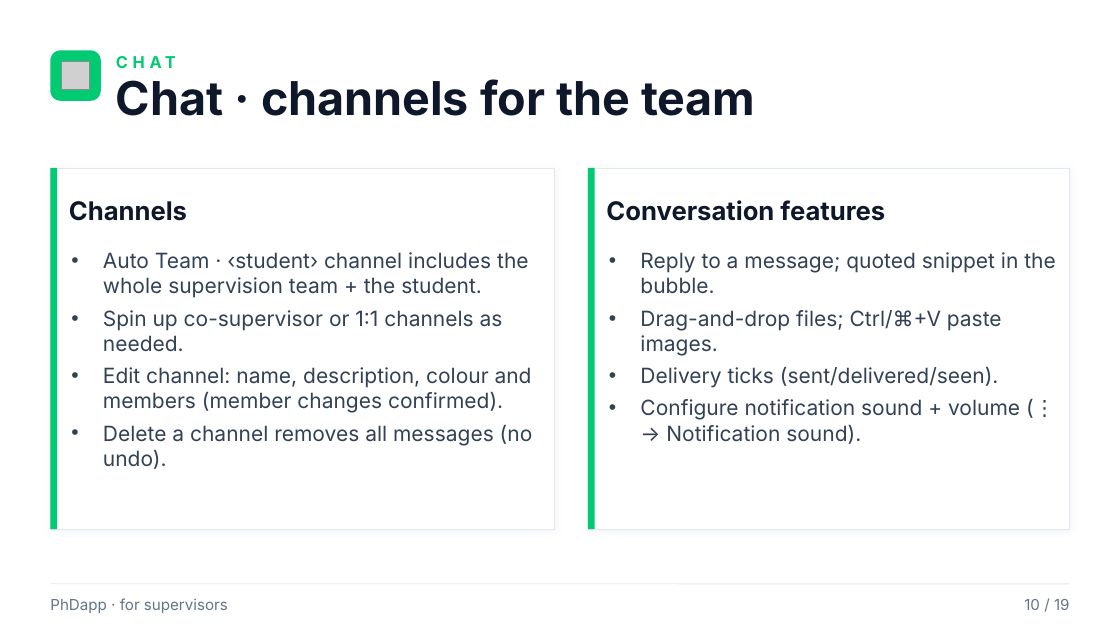
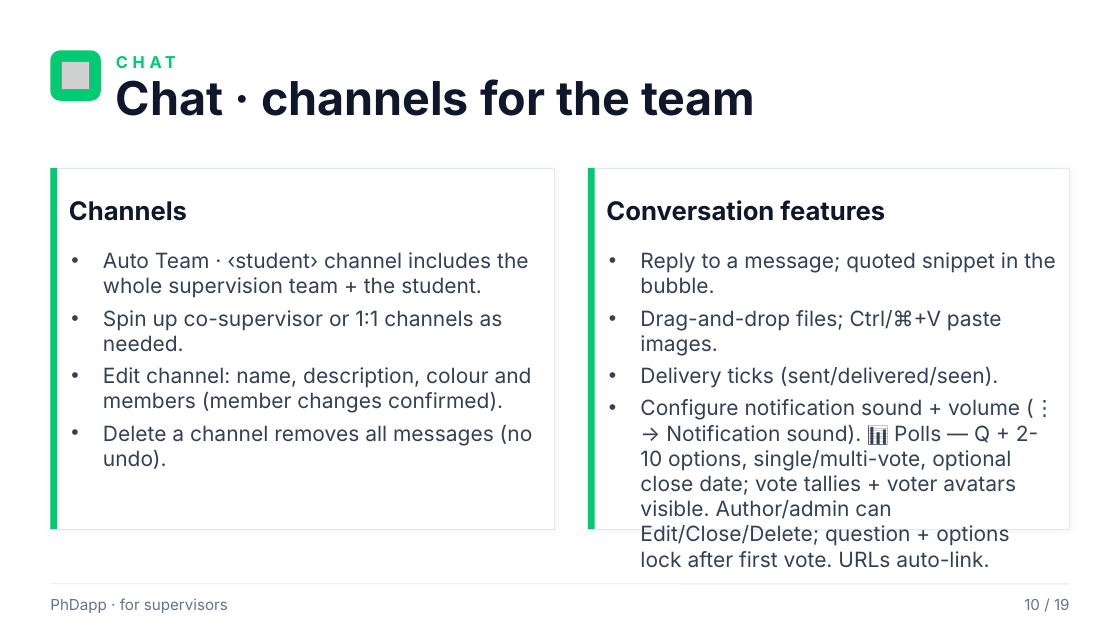
Before and after one commit to rafacastrocsic/phdapp, a slide deck: slide 10 of docs/PhDapp_Supervisor_Overview.pptx. Drawn at 1120x630 pixels with LibreOffice and Linux fonts; fonts in the diff are those of the drawing; grey boxes stand for pictures. Boxes give left, top, right and bottom in pixels: in the first picture for what was removed or moved away, otherwise in the second. Text is boxed around its words. In the diff, an @@ line names an element or a change of style, - is before the commit and + after.

```diff
--- a/docs/PhDapp_Supervisor_Overview.pptx
+++ b/docs/PhDapp_Supervisor_Overview.pptx
@@ text at (640, 399, 1038, 568): text changed @@
-• Configure notification sound + volume (⋮ → Notification sound).
+• Configure notification sound + volume (⋮ → Notification sound). 📊 Polls — Q + 2-10 options, single/multi-vote, optional close date; vote tallies + voter avatars visible. Author/admin can Edit/Close/Delete; question + options lock after first vote. URLs auto-link.
```
Also in this commit, not shown: 1 other slide changed, 3 other files.
